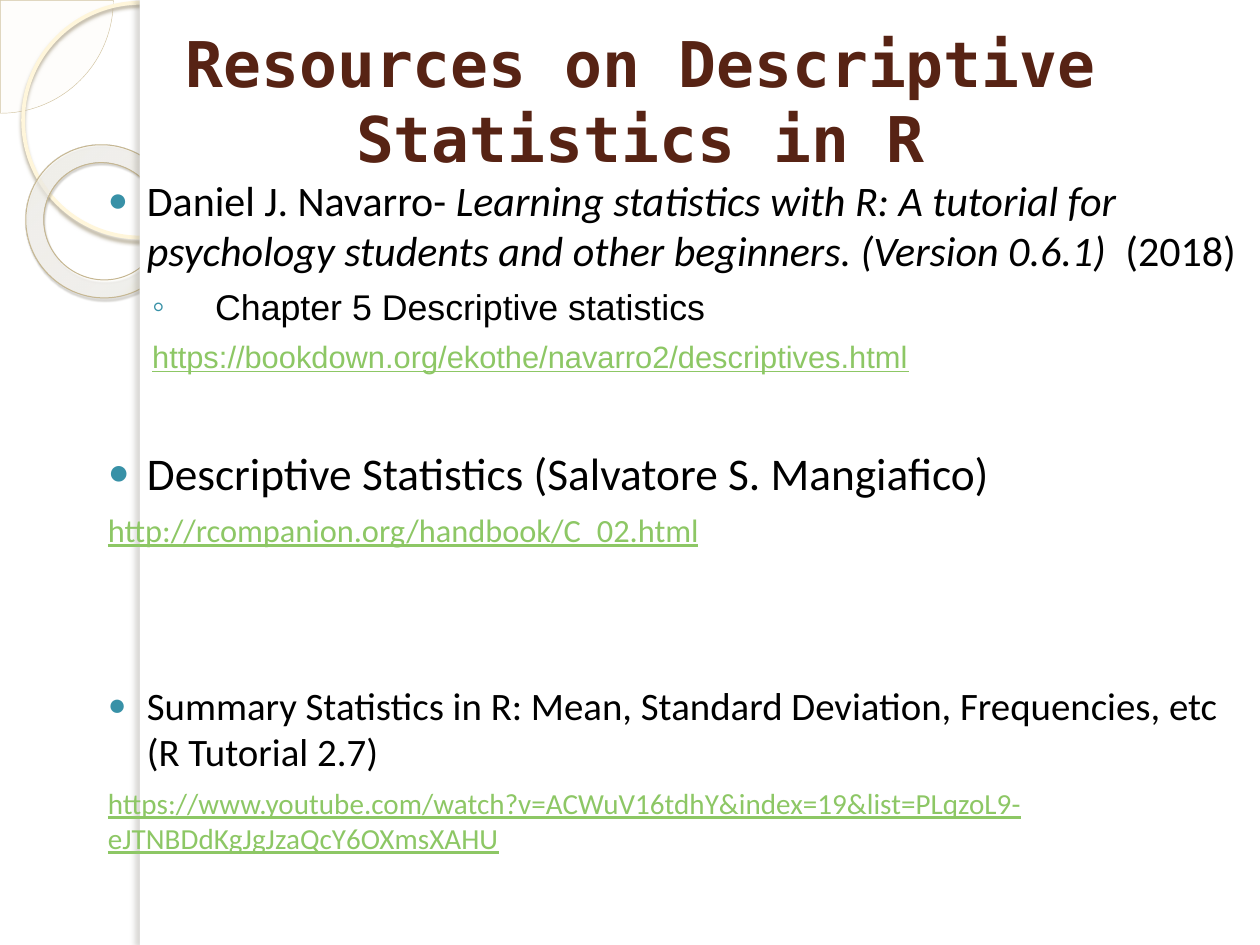
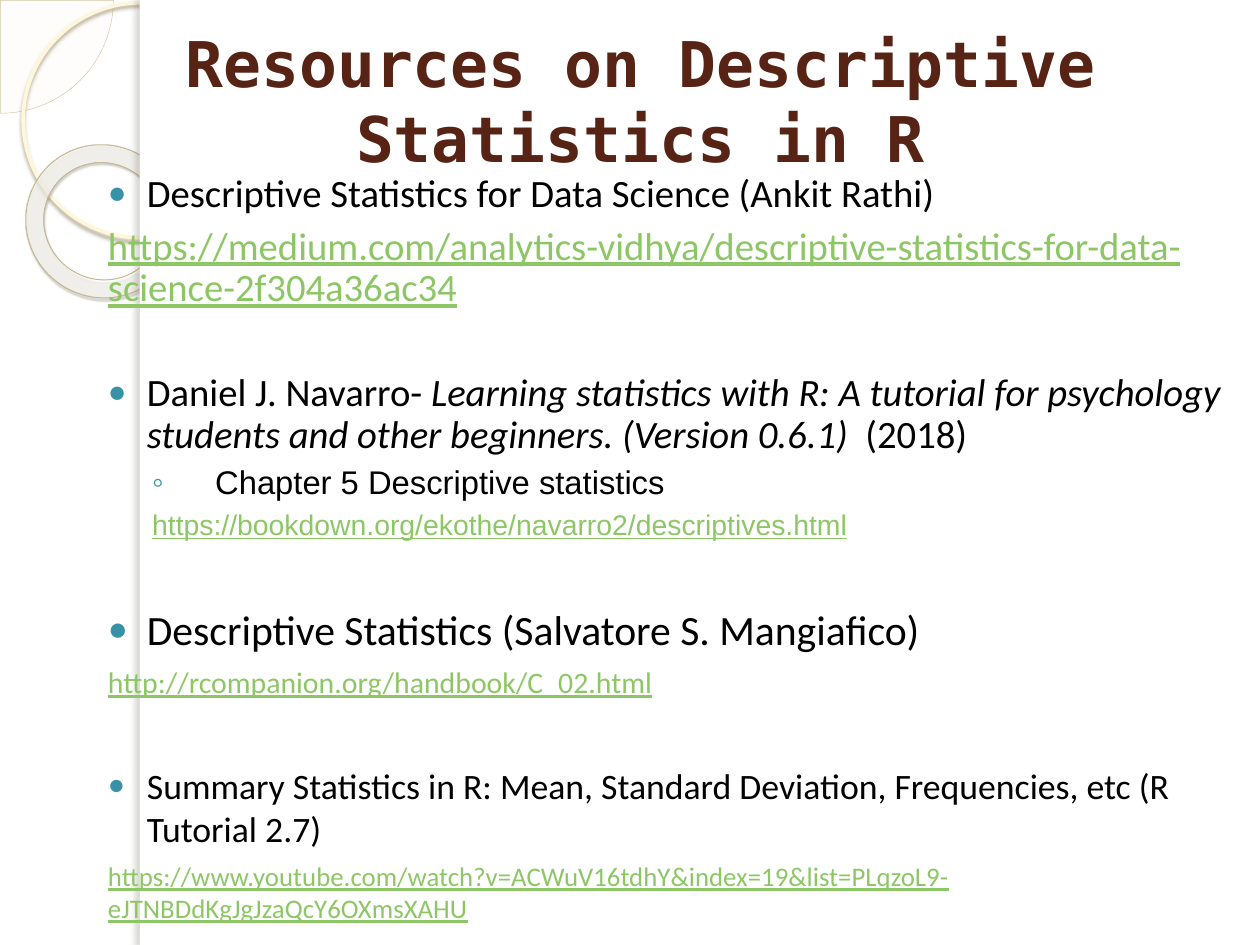
Before and after one commit to marinfotache/Data-Processing-Analysis-Science-with-R, a slide deck: slide 5 of 09 Exploratory Data Analysis/09 Exploratory Data Analysis.pptx. Drawn at 1260x945 pixels with LibreOffice and Linux fonts; fonts in the diff are those of the drawing; background and template pictures are left out. Boxes give left, top, right and bottom in pixels: in the first picture for what was removed or moved away, otherwise in the second. Text is boxed around its words. In the diff, an @@ line names an element or a change of style, - is before the commit and + after.

```diff
--- a/09 Exploratory Data Analysis/09 Exploratory Data Analysis.pptx
+++ b/09 Exploratory Data Analysis/09 Exploratory Data Analysis.pptx
@@ text at (108,179,1180,308): paragraphs added @@
+● Descriptive Statistics for Data Science (Ankit Rathi)
+https://medium.com/analytics-vidhya/descriptive-statistics-for-data-science-2f304a36ac34
@@ text at (108,379,1220,923): size 24.1 to 22.1 pt in "Daniel J. Navarro- Learning statistics with R: ..."; size 20.4 to 18.7 pt in "Chapter 5 Descriptive statistics"; size 17.6 to 16.1 pt in "https://bookdown.org/ekothe/navarro2/descriptives.html"; size 25.9 to 23.8 pt in "Descriptive Statistics (Salvatore S. Mangiafico)"; size 18.5 to 17 pt in "http://rcompanion.org/handbook/C_02.html"; size 22.2 to 20.4 pt in "Summary Statistics in R: Mean, Standard Deviation, ..."; size 16.6 to 15.3 pt in "https://www.youtube.com/watch?v=ACWuV16tdhY&index=19&list=PL ..."; line spacing 1 to 0.9 @@
```
Also in this commit, not shown: 1 other slide changed.
